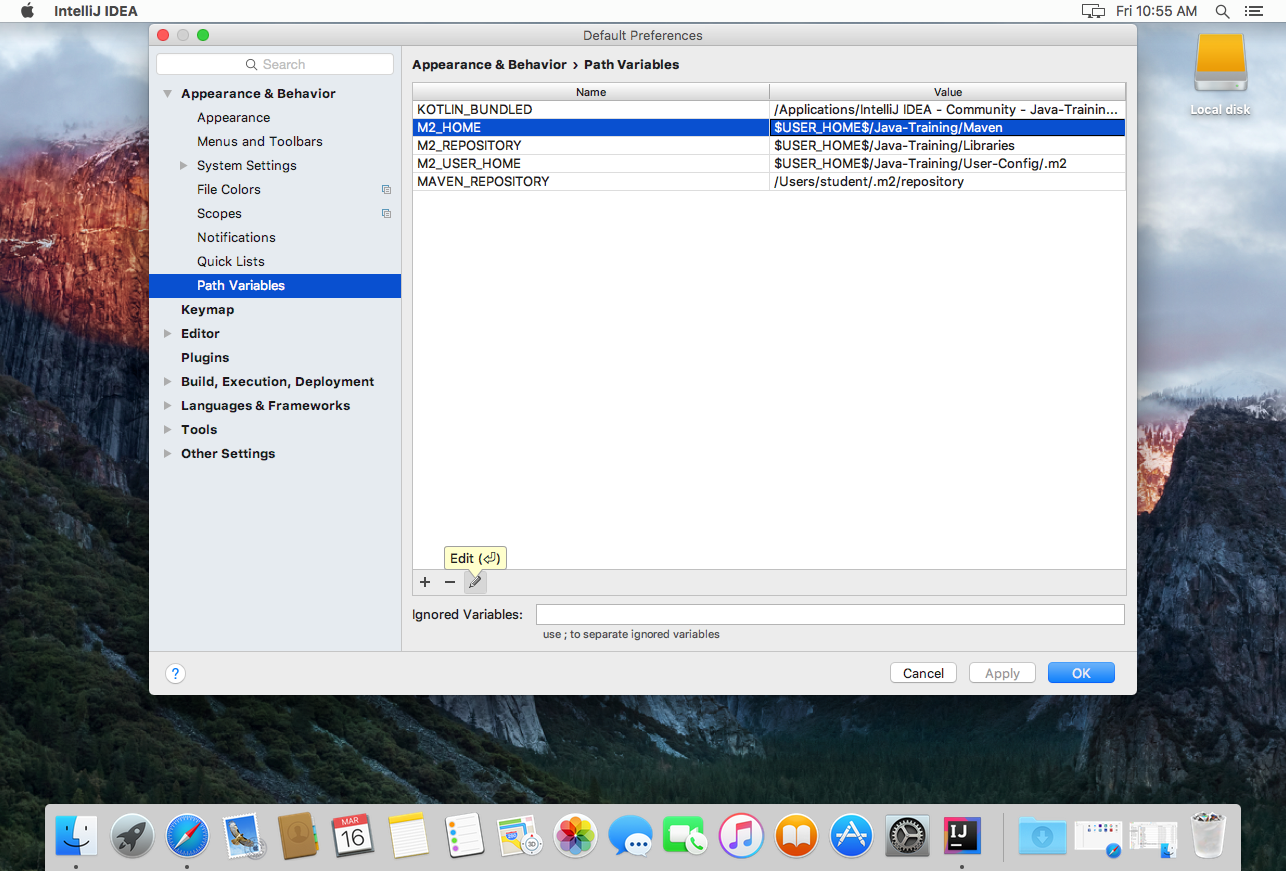
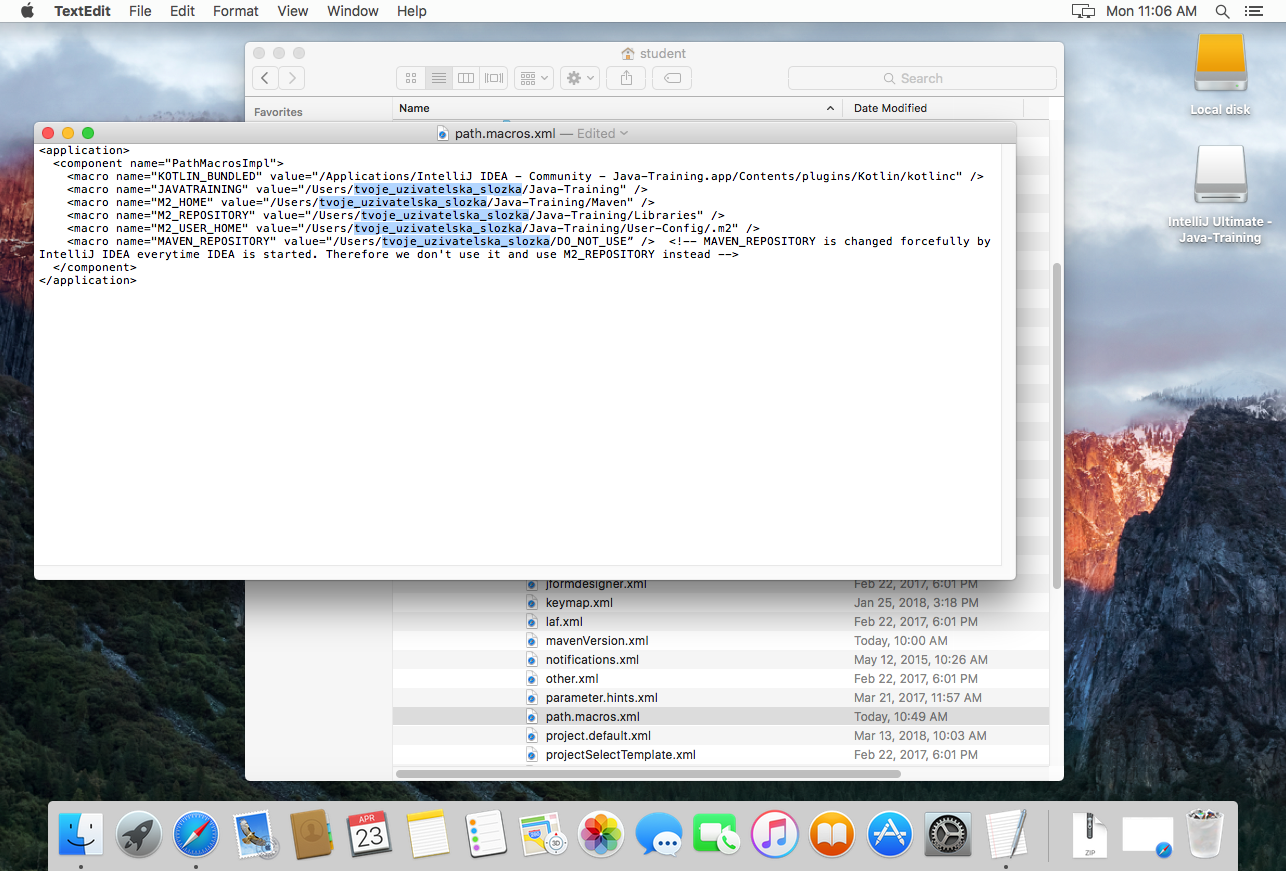
Comparing the layer stacks of the two w=1286, h=871 images. Changes:
renamed "Layer 2" to "Rectangle 1", painted on it over (0, 4, 1276, 871)
added layer "Layer 6" above "Layer 5" over (378, 234, 557, 249)
added layer "Layer 5" above "Layer 4" over (350, 221, 529, 236)
added layer "Layer 4" above "Layer 3" over (357, 208, 536, 223)
added layer "Layer 3" above "Shape 1" over (315, 195, 494, 210)
renamed "Shape 2" to "Layer 2", moved it above "Layer 1", painted on it over (0, 4, 1276, 871)
added layer "Layer 1" above "Background" over (0, 4, 1276, 871)
